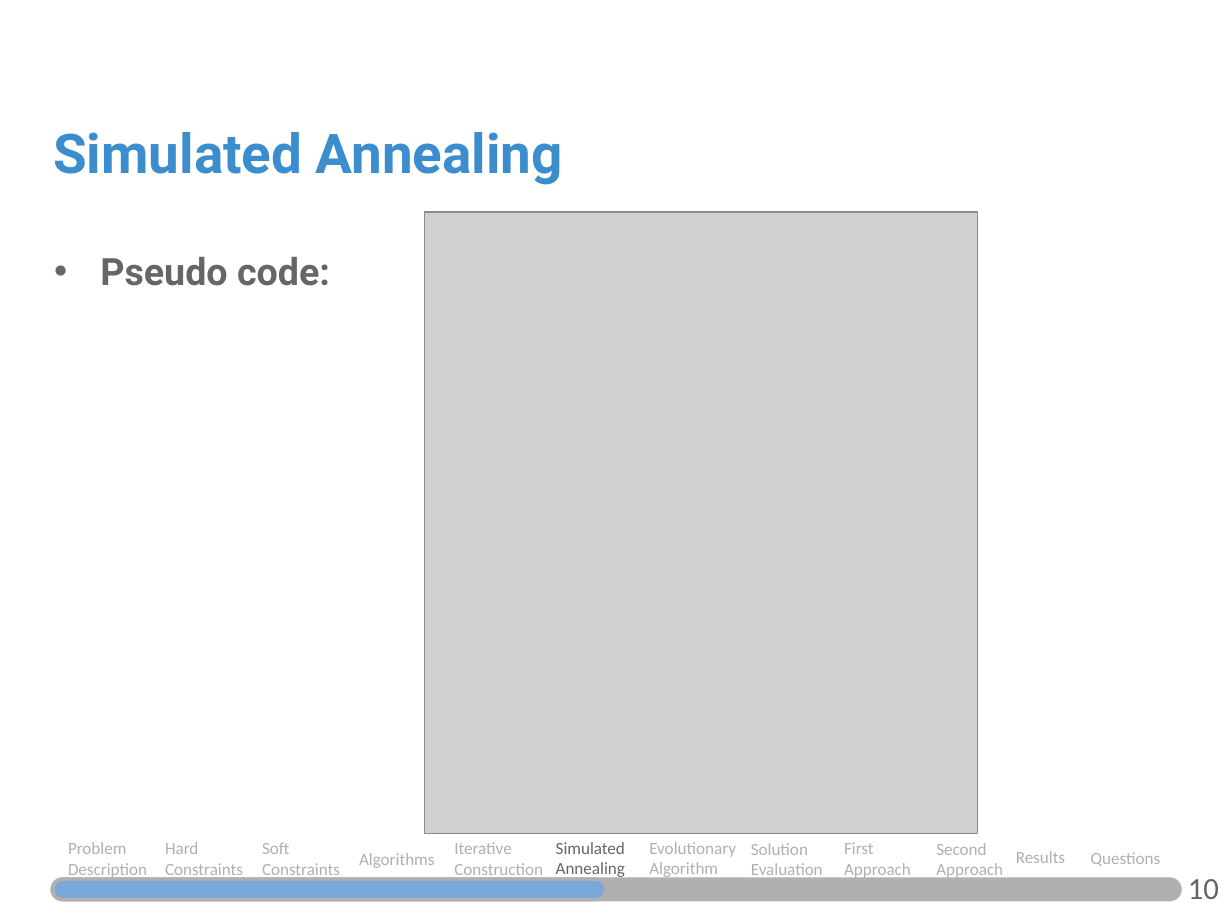
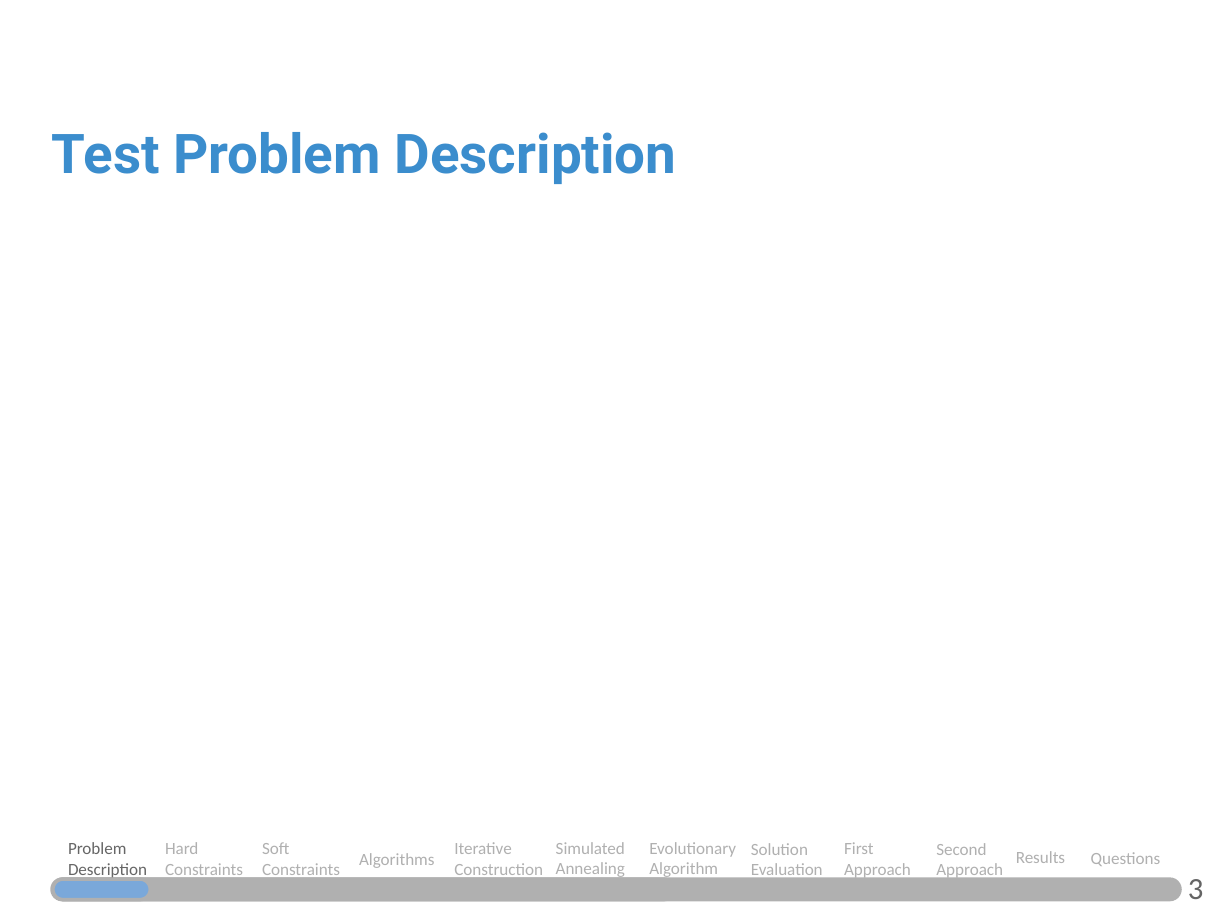
Before and after one commit to JosePedroMarques/DMMarket, a slide deck: slide 11 of SSIM-Intermediate.pptx (slide 15 before the commit). Drawn at 1232x924 pixels with LibreOffice and Linux fonts; fonts in the diff are those of the drawing; grey boxes stand for pictures. Boxes give left, top, right and bottom in pixels: in the first picture for what was removed or moved away, otherwise in the second. Text is boxed around its words. In the diff, an @@ line names an element or a change of style, - is before the commit and + after.

```diff
--- a/SSIM-Intermediate.pptx
+++ b/SSIM-Intermediate.pptx
@@ text added at (52,132,677,184), 32 pt, text #3B8DCD, bold @@
+Test Problem Description
@@ text removed at (53,132,563,185) @@
-Simulated Annealing
@@ picture removed at (424,212,977,833) @@
@@ text removed at (100,257,330,286) @@
-• Pseudo code:
@@ text "Problem Description" at (68,842,147,880): text colour #B0B0B0 to #666666 @@
@@ text "Simulated Annealing" at (556,842,625,879): text colour #666666 to #B0B0B0 @@
@@ rounded rectangle: place and size @@
-rounded rectangle at (53,880,606,901)
+rounded rectangle at (53,880,674,901)
@@ rounded rectangle added at (53,880,150,901), fill #7AA8DA, outline #B0B0B0 2 pt @@
@@ text removed at (1188,879,1219,899) @@
-10
@@ text added at (1188,879,1204,899), 18 pt, text #656565 @@
+3
```
Also in this commit, not shown: 5 other slides changed, 17 slides removed, 5 other files.
